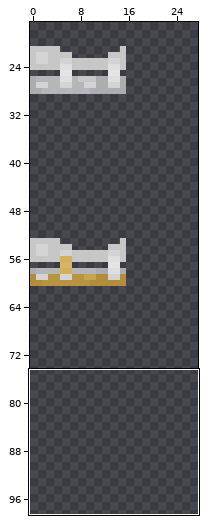
Sprite sheet, stored at assets/minecraft/textures/models/armor/leather_layer_2.png. The first picture is a wide view before the edit; the outline marks the close-up.
Close-up. Earlier state:
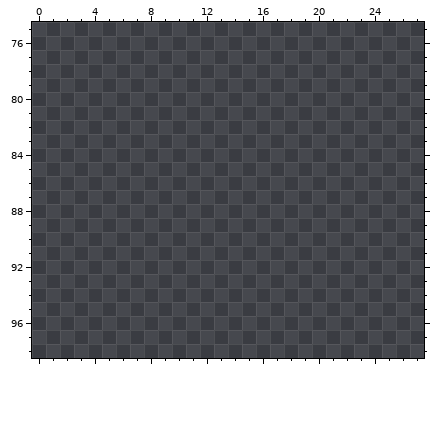
The file is 64x192 pixels. Colours within 5 levels of each other are drawn and written as one. Shown: x 0..27, y 75..98. The old version is drawn lined up with the new one, on the new canvas. The wide view leaves out empty margins. The commit also changed other parts of the picture, which this record leaves out.
New version:
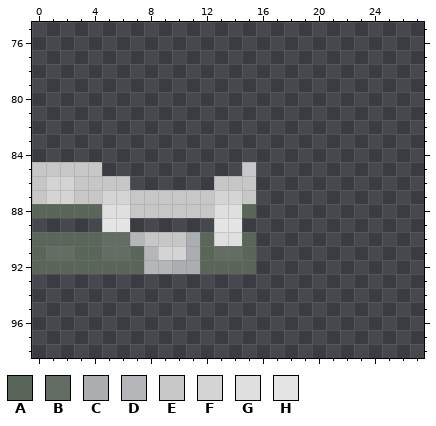
Palette (. is transparent): A #5a665a  B #636d63  C #abaeb0  D #b4b6b9  E #c7c7c7  F #d4d4d4  G #dfdfdf  H #e5e5e5
Diff:
canvas 64x192 -> 64x256
y 85: x 0..4 ..... -> EEEEE; x 15 . -> E
y 86: x 0..6 ....... -> EFFEEEE; x 13..15 ... -> EEE
y 87: x 0..15 ................ -> EFFEEFFEEEEEEFFE
y 88: x 0..15 ................ -> AAAAAGGEEEEEEGGA
y 89: x 5..6 .. -> HH; x 13..14 .. -> HH
y 90: x 0..15 ................ -> AAAAABBDEEECAGGA
y 91: x 0..15 ................ -> ABBAABBADFFCABBA
y 92: x 0..15 ................ -> AAAAAAAADDCCAAAA
Changed places in both close-ups, as pixel boxes (x1, y1, x2, y2):
added: (32, 162, 256, 274)
